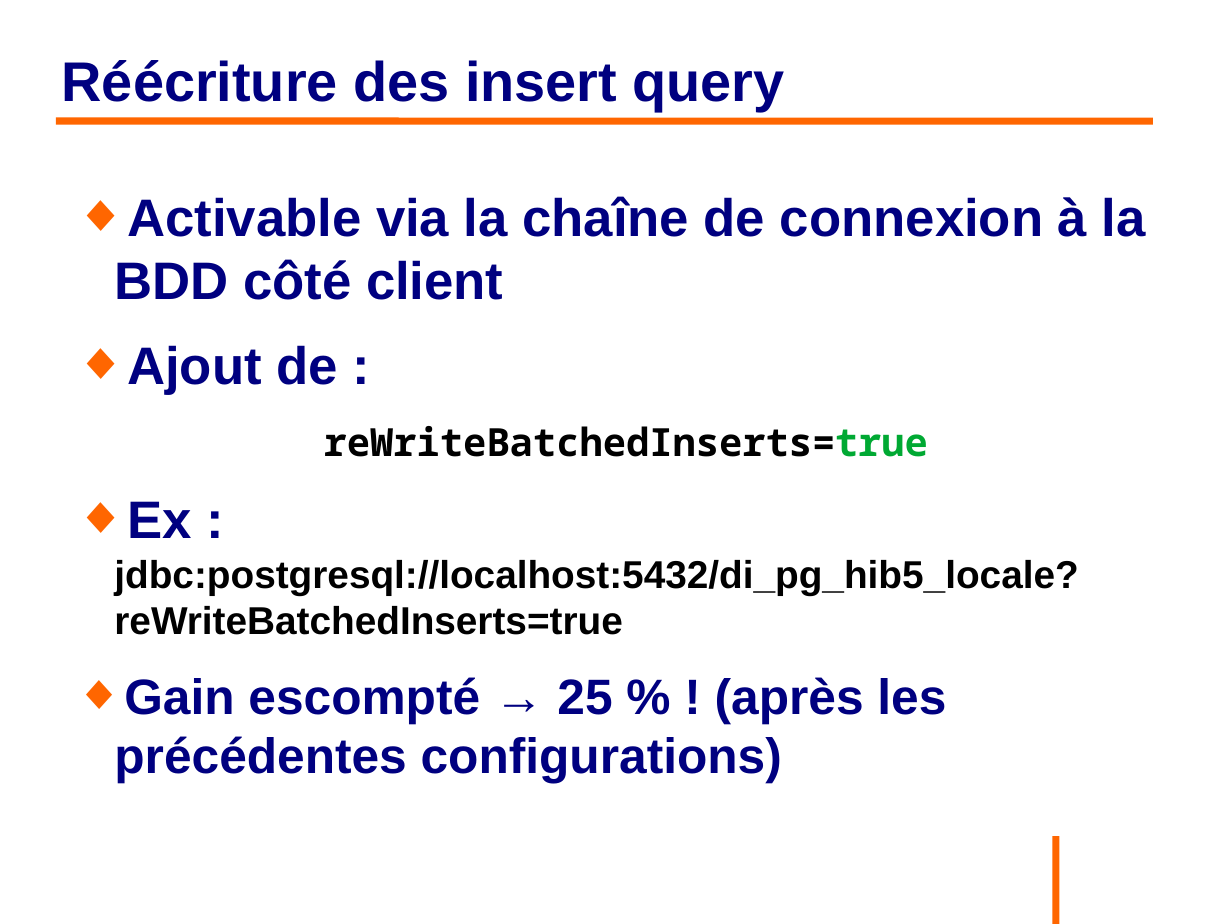
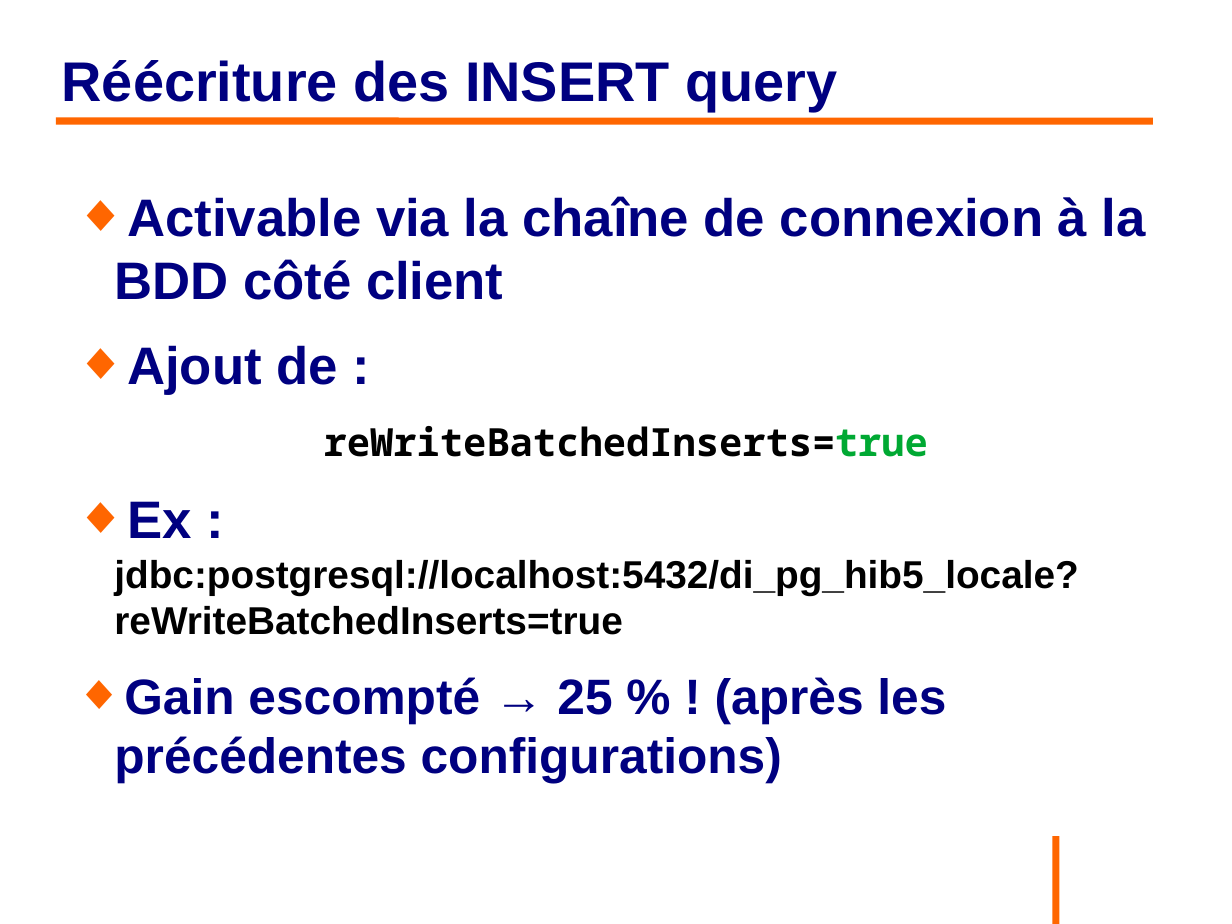
Before and after one commit to philphils/formation-hibernate-avancee, a slide deck: slide 20 of Documentation/diapo_formation_hibernate_avancee.odp. Drawn at 1232x924 pixels with LibreOffice and Linux fonts; fonts in the diff are those of the drawing; background and template pictures are left out. Boxes give left, top, right and bottom in pixels: in the first picture for what was removed or moved away, otherwise in the second. Text is boxed around its words. In the diff, an @@ line names an element or a change of style, - is before the commit and + after.

```diff
--- a/Documentation/diapo_formation_hibernate_avancee.odp
+++ b/Documentation/diapo_formation_hibernate_avancee.odp
@@ title at (62,60,837,111): text changed @@
-Réécriture des insert query
+Réécriture des INSERT query
```
Also in this commit, not shown: 8 other slides changed.
